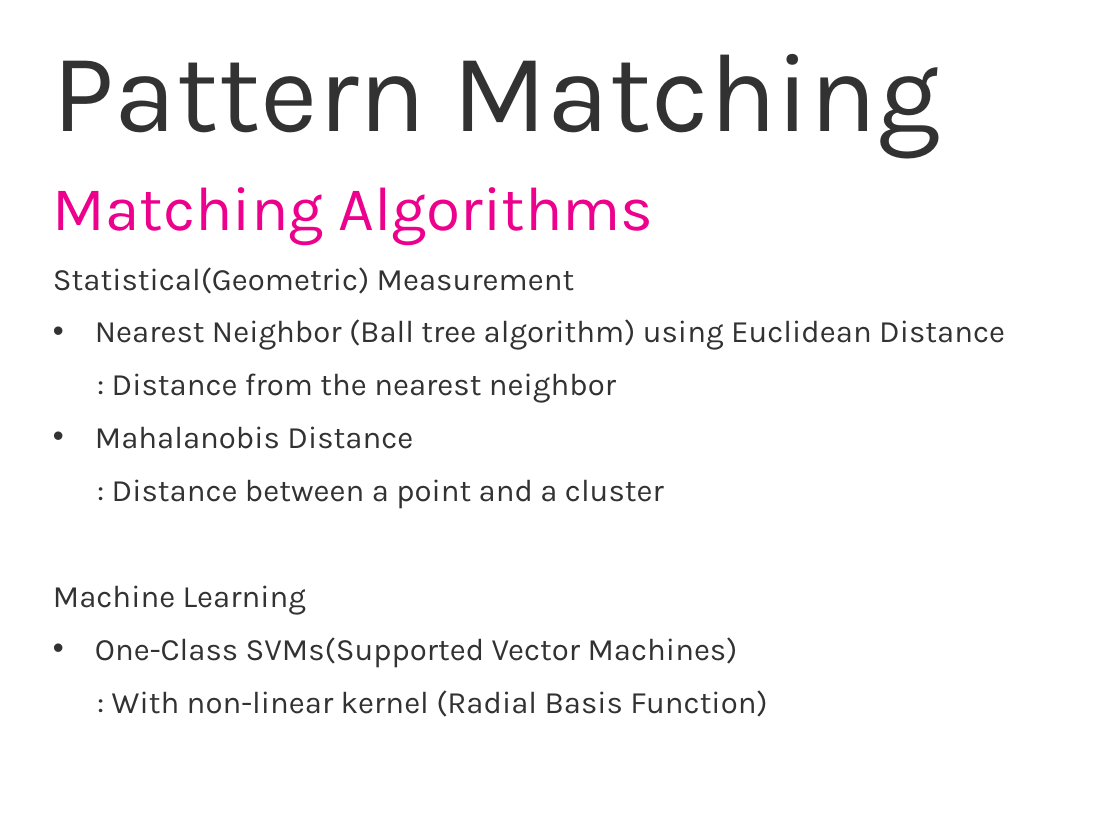
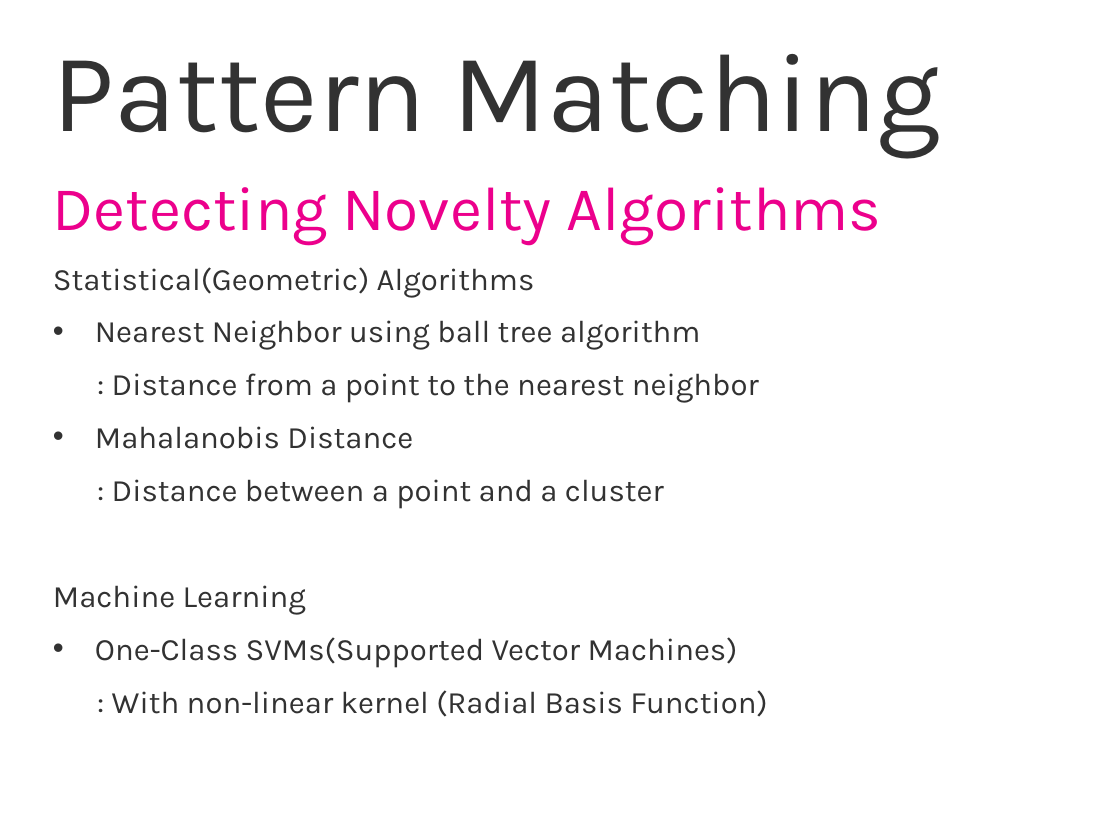
Before and after one commit to swift-fox/ksd-auth, a slide deck: slide 7 of ksd-auth.pptx. Drawn at 1120x840 pixels with LibreOffice and Linux fonts; fonts in the diff are those of the drawing; background and template pictures are left out. Boxes give left, top, right and bottom in pixels: in the first picture for what was removed or moved away, otherwise in the second. Text is boxed around its words. In the diff, an @@ line names an element or a change of style, - is before the commit and + after.

Commit message:
Fixed the name of algorithms

```diff
--- a/ksd-auth.pptx
+++ b/ksd-auth.pptx
@@ text at [53,187,882,403]: text changed @@
-Matching Algorithms
-  Statistical(Geometric) Measurement
-  • Nearest Neighbor (Ball tree algorithm) using Euclidean Distance
-  : Distance from the nearest neighbor
+Detecting Novelty Algorithms
+  Statistical(Geometric) Algorithms
+  • Nearest Neighbor using ball tree algorithm
+  : Distance from a point to the nearest neighbor
```
